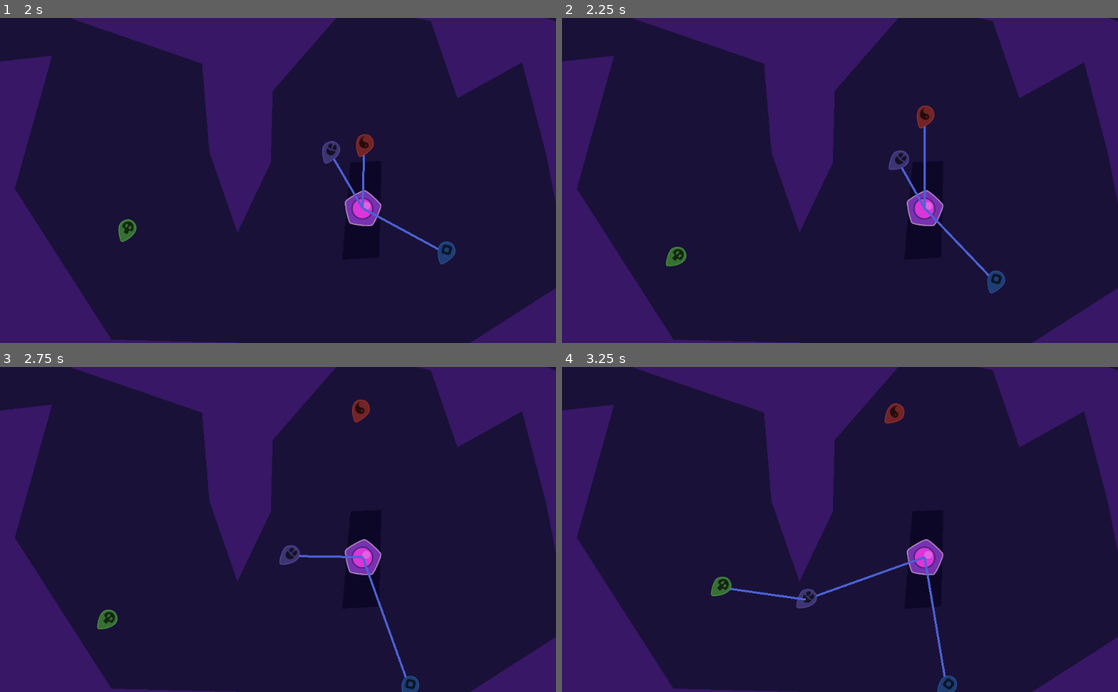
Above: before the commit, frames 1-4 (two rows, left to right).
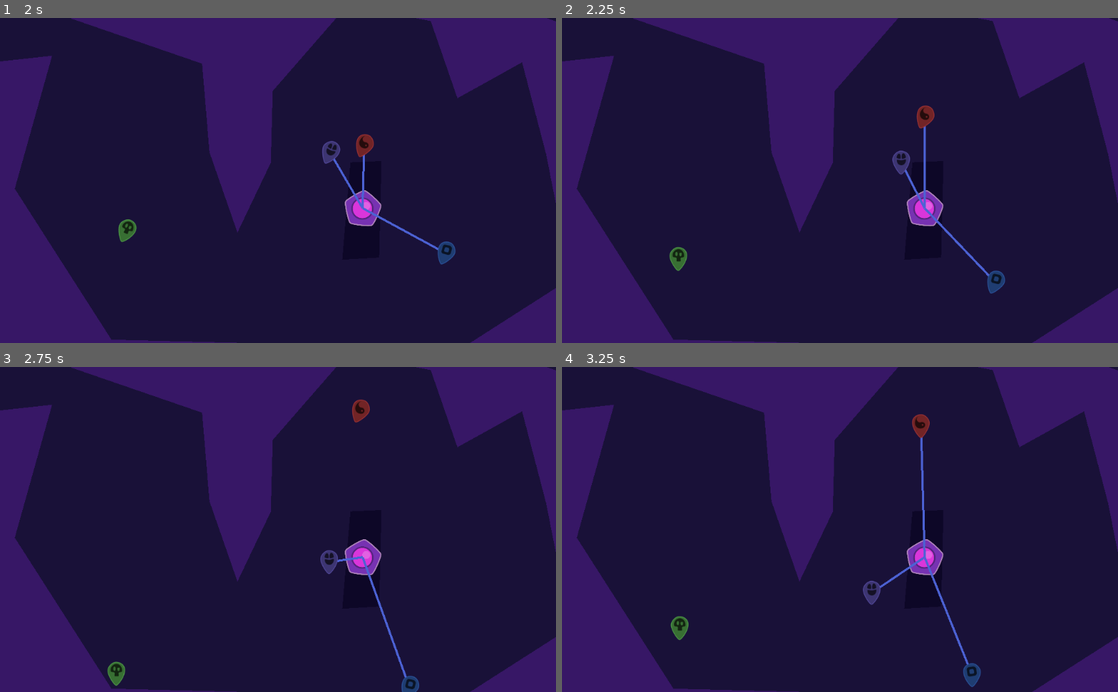
Above: after the commit, the same moments.

Repository: jacobabarbary/BooleanCircuit
Game: Godot game, scene res://main.tscn
The game is run twice, just before and just after one commit, with the same random seed, the same clock (stepped at 60 frames per second) and the same inputs.
Inputs:
- Up to frame 1 (2 s): tap Enter at 0.5 s; tap S (Player2Action) at 0.6 s; tap Down (PlayerAction) at 1.35 s
- Up to frame 2 (2.25 s): tap S (Player2Action) at 2.1 s
- Up to frame 3 (2.75 s): no input
- Up to frame 4 (3.25 s): tap Down (PlayerAction) at 2.85 s

Frame 1 is identical in both runs. In frame 2, 0.3% of the frame differs, in the area x 18-65%, y 40-78%; in frame 3, 0.7%; in frame 4, 2.0%, in the area x 19-76%, y 11-100%.

Commit message:
switch turning direction every launch

Diff:
--- a/agents/player/Player.gd
+++ b/agents/player/Player.gd
@@ -44,6 +44,7 @@
 func launch():
 	if inputs_pressed[1]:
 		linear_velocity = Vector2(0,1).rotated(sprite.rotation) * speed
+		rot_speed = -rot_speed
 
 func set_color(col: Color)->void:
 	color = col
